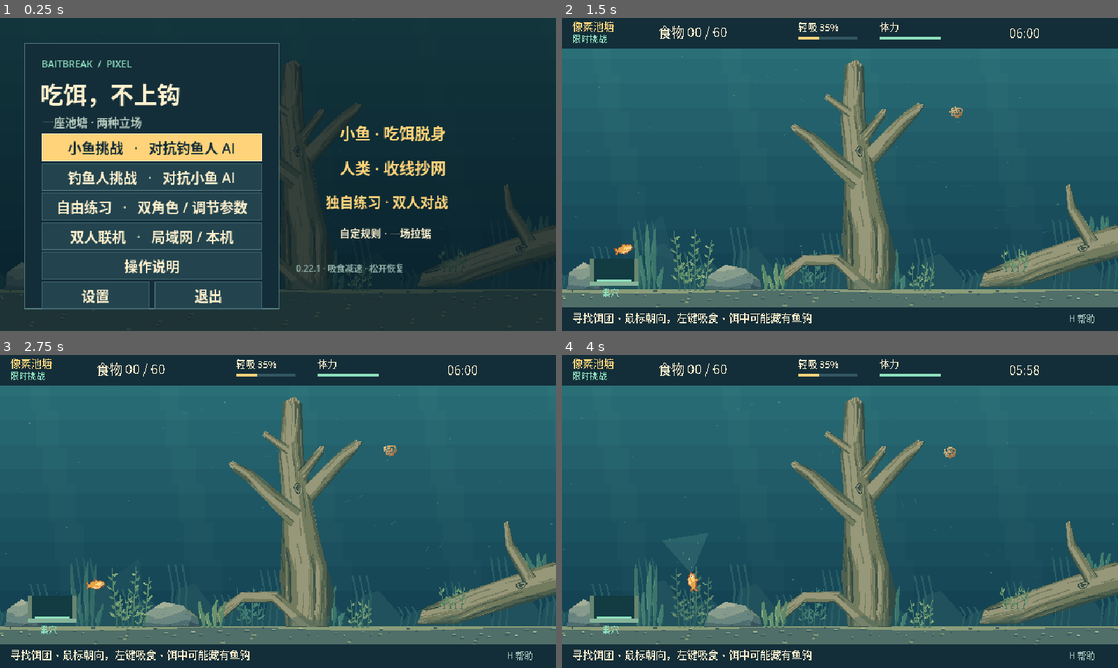
Above: before the commit, frames 1-4 (two rows, left to right).
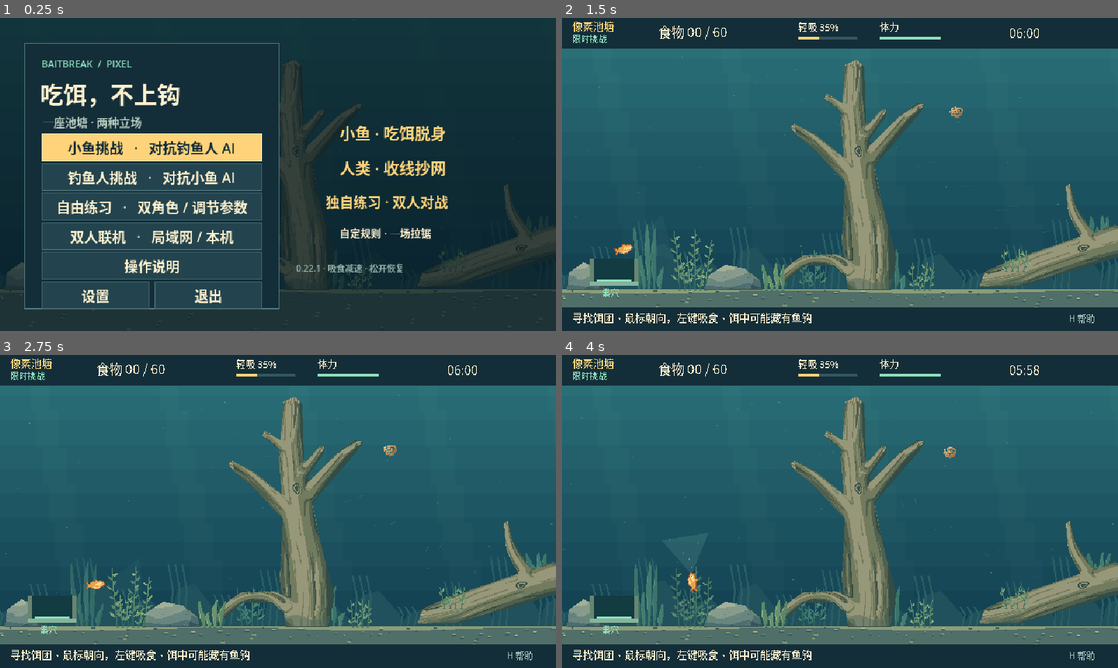
Above: after the commit, the same moments.

Repository: lljh2777-cyber/BaitbreakPixel
Game: Godot game, scene res://scenes/main.tscn
Two runs of this game, one before a commit and one after it. Both use one fixed random seed, a clock stepped at 60 frames per second and the inputs below.
Inputs (mouse positions are in pixels of both pictures, inside the frame that each line leads up to):
- Up to frame 1 (0.25 s): no input
- Up to frame 2 (1.5 s): click "小鱼挑战 · 对抗钓鱼人 AI" at 0.5 s; tap Enter at 1.25 s; move the mouse to (962, 158) at 1.27 s; hold D (right) from 1.28 s (still down); click (962, 158) at 1.35 s
- Up to frame 3 (2.75 s): tap Space (qte) at 1.55 s; release D (right) at 2 s; drag from (166, 527) to (250, 574) at 2.02 s
- Up to frame 4 (4 s): move the mouse to (895, 442) at 2.77 s; hold D (right) 2.78-3.5 s; hold E (use) 2.78-3.5 s; tap F (untangle) at 2.85 s; click (895, 442) at 2.92 s; drag from (812, 574) to (673, 464) at 3.52 s

The runs differ from the first frame. In frame 1, less than 0.1% of the frame differs, in the area x 50-97%, y 14-82%; in frame 2, 2.5%; in frame 3, 2.6%, in the area x 38-100%, y 14-87%; in frame 4, 2.5%.

Commit message:
art: blend branches into continuous tree materials

Diff:
--- a/scripts/pixel_art.gd
+++ b/scripts/pixel_art.gd
@@ -1,4 +1,6 @@
 extends RefCounted
+
+const Wood=preload("res://scripts/pond_wood_art.gd")
 
 static func paint_line(canvas: Image, a: Vector2, b: Vector2, color: Color) -> void:
 	var start := Vector2i(a.round())
@@ -75,12 +77,15 @@
 	var canvas := Image.create(int(bounds.size.x)+1,int(bounds.size.y)+1,false,Image.FORMAT_RGBA8)
 	canvas.fill(Color.TRANSPARENT)
 	var wood: bool=obstacle.kind=="wood"
-	var grain := _wood_shape(int(obstacle.seed),polygon) if wood else {}
+	var grain := Wood.context(obstacle) if wood else {}
 	for y in canvas.get_height():
 		for x in canvas.get_width():
 			var point := bounds.position+Vector2(x+0.5,y+0.5)
 			if not Geometry2D.is_point_in_polygon(point,polygon): continue
-			var color := _wood_color(point,grain,int(obstacle.seed)) if wood else _stone_color(Vector2(x,y),bounds.size,int(obstacle.seed))
+			if wood:
+				canvas.set_pixel(x,y,Wood.color_at(point,grain))
+				continue
+			var color := _stone_color(Vector2(x,y),bounds.size,int(obstacle.seed))
 			var top_edge := not Geometry2D.is_point_in_polygon(point-Vector2(0,2),polygon)
 			var lower_edge := not Geometry2D.is_point_in_polygon(point+Vector2(1,1),polygon)
 			# Broken, quiet algae patches settle on upper-facing ledges, rather
@@ -88,93 +93,10 @@
 			var algae := sin(point.x*0.19+obstacle.seed*1.7)+sin(point.x*0.071-point.y*0.08)
 			if top_edge and algae>0.9 and y>5:
 				color=Color("748769") if algae>1.55 else Color("526d58")
-			elif lower_edge and (not wood or int(obstacle.seed) in [1,7] or point.distance_to(grain.path[-1])>float(grain.radii[-1])*1.6):
-				color=Color("344b43") if wood else Color("36545a")
+			elif lower_edge:
+				color=Color("36545a")
 			canvas.set_pixel(x,y,color)
 	return canvas
-
-static func _wood_shape(seed: int, polygon: PackedVector2Array) -> Dictionary:
-	# These are art-only grain spines through the existing bent trunks/roots.
-	# Matching their curvature makes a fallen branch read as timber, not a plank.
-	var shapes := {
-		1:[[Vector2(337,171),Vector2(335,237),Vector2(344,299),Vector2(354,368),Vector2(355,434)],[8.0,14.0,18.0,25.0,25.0]],
-		4:[[Vector2(266,246),Vector2(286,260),Vector2(311,284),Vector2(342,309)],[4.0,7.0,8.0,11.0]],
-		5:[[Vector2(415,222),Vector2(394,238),Vector2(354,281)],[4.0,7.0,10.0]],
-		6:[[Vector2(247,430),Vector2(260,415),Vector2(281,399),Vector2(315,399),Vector2(351,432)],[3.0,6.0,7.0,7.0,12.0]],
-		7:[[Vector2(487,422),Vector2(530,411),Vector2(590,390),Vector2(647,374),Vector2(663,374)],[9.0,17.0,17.0,17.0,7.0]],
-		11:[[Vector2(303,210),Vector2(333,231)],[3.0,6.0]],
-		12:[[Vector2(372,227),Vector2(361,241),Vector2(347,259)],[4.0,5.0,7.0]],
-		15:[[Vector2(583,312),Vector2(587,340),Vector2(610,379)],[3.0,5.0,9.0]],
-		17:[[Vector2(1224,363),Vector2(1218,399),Vector2(1202,433)],[6.0,8.0,9.0]],
-		18:[[Vector2(1172,363),Vector2(1190,385),Vector2(1217,400)],[3.0,6.0,8.0]]
-	}
-	var shape: Array=shapes.get(seed,[[polygon[0],polygon[polygon.size()/2]],[6.0,6.0]])
-	var length:=0.0
-	for i in range(1,shape[0].size()): length+=Vector2(shape[0][i]).distance_to(shape[0][i-1])
-	return {"path":shape[0],"radii":shape[1],"length":length}
-
-static func _wood_color(point: Vector2, shape: Dictionary, seed: int) -> Color:
-	var distance:=INF
-	var along:=0.0
-	var across:=0.0
-	var radius:=1.0
-	var normal:=Vector2.RIGHT
-	var travelled:=0.0
-	for i in range(1,shape.path.size()):
-		var a: Vector2=shape.path[i-1]
-		var b: Vector2=shape.path[i]
-		var edge:=b-a
-		var ratio:=clampf((point-a).dot(edge)/edge.length_squared(),0,1)
-		var delta:=point-a.lerp(b,ratio)
-		if delta.length_squared()<distance:
-			distance=delta.length_squared()
-			normal=edge.normalized().orthogonal()
-			across=delta.dot(normal)
-			along=travelled+edge.length()*ratio
-			radius=lerpf(shape.radii[i-1],shape.radii[i],ratio)
-		travelled+=edge.length()
-	var side:=clampf(across/radius,-1,1)
-	var light:=0.43+sqrt(maxf(0,1-side*side))*0.34+side*normal.dot(Vector2(-0.8,-0.6))*0.18
-	var palette: Array[Color]=[Color("334d46"),Color("50604e"),Color("737b5e"),Color("979779")]
-	var tone:=0 if light<0.40 else (1 if light<0.58 else (2 if light<0.75 else 3))
-	var color: Color=palette[tone]
-	var wave:=across+sin(along*0.047+seed)*1.35+sin(along*0.117+seed*2.3)*0.55
-	var groove:=sin(wave*0.87+seed)
-	var broken:=sin(along*0.093+wave*0.31)+sin(along*0.037-seed)
-	# Interrupted, curving bark furrows and occasional exposed wood fibres.
-	if groove>0.83 and broken> -0.25: color=palette[maxi(0,tone-1)]
-	elif groove< -0.93 and broken>0.55 and tone>0: color=palette[mini(3,tone+1)]
-	var scar:=sin(along*0.031+seed)+sin(across*0.35+along*0.019)
-	if scar>1.55 and absf(side)<0.65: color=palette[mini(3,tone+1)]
-	# Water-darkened remnants of bark break up the pale exposed heartwood.
-	var bark:=sin(along*0.026+seed*2.1)+sin(wave*0.28+seed*0.7)
-	if bark>1.17 and absf(side)>0.24:
-		color=palette[maxi(0,tone-1)]
-		if groove>0.83: color=palette[0]
-	# A few end-grain splinters remain pale; most cut faces are water-darkened.
-	if along<3.4+sin(across*1.1+seed)*1.4:
-		color=Color("a5a080") if posmod(floori(across*1.5)+seed,5)<3 else Color("757858")
-	# Only the old trunk and large fallen log carry large knots, not every twig.
-	if seed in [1,7]:
-		var knot:=Vector2((across-radius*0.13)/4.0,(along-shape.length*(0.39 if seed==1 else 0.65))/7.0)
-		var ring:=knot.length()+sin(knot.angle()*3+seed)*0.09
-		if ring<0.45: color=Color("3b5149")
-		elif ring<0.70 or (ring>0.96 and ring<1.15): color=palette[tone if knot.y<0 else mini(3,tone+1)]
-		elif ring<0.94: color=palette[0]
-	if seed==7:
-		# The snapped end is an irregular, partially hollow cross-section. Its
-		# restrained rings differ from the lengthwise grain and do not look sawn.
-		var end:=Vector2((point.x-657)/8.0,(point.y-375)/13.0)
-		var ring:=end.length()+sin(end.angle()*5)*0.09
-		if ring<1:
-			color=Color("8c9070") if end.x<0 else Color("67765d")
-			if ring>0.65 and ring<0.80: color=Color("586950")
-			if ring<0.34: color=Color("304e47")
-			if end.y>0.1 and absf(end.x+end.y*0.2)<0.10: color=Color("425b49")
-	# Buried timber takes on silt and algae near the bed, with no separate halo.
-	if point.y>422+sin(point.x*0.14+seed)*3:
-		color=color.lerp(Color("4d685b"),0.45)
-	return color
 
 static func _stone_color(point: Vector2, size: Vector2, seed: int) -> Color:
 	var u:=point.x/size.x
--- /dev/null
+++ b/scripts/pond_wood_art.gd
@@ -0,0 +1,159 @@
+extends RefCounted
+# One material field per connected tree. Individual sprites retain the exact
+# collision masks and opacity targets, but overlapping pixels are identical.
+const Layout=preload("res://scripts/pond_layout.gd")
+const GROUPS: Array = [[1,4,5,6,11,12],[7,15],[17,18]]
+const PALETTE: Array[Color] = [Color("334d46"),Color("50604e"),Color("737b5e"),Color("979779")]
+const SHAPES: Dictionary = {
+	1:[[Vector2(337,171),Vector2(335,237),Vector2(343,299),Vector2(353,368),Vector2(355,434)],[8.0,14.0,18.0,26.0,25.0]],
+	4:[[Vector2(266,246),Vector2(286,260),Vector2(310,282),Vector2(329,304),Vector2(342,331)],[4.0,7.0,8.0,11.0,15.0]],
+	5:[[Vector2(415,222),Vector2(394,238),Vector2(369,266),Vector2(353,290),Vector2(349,314)],[4.0,7.0,9.0,12.0,16.0]],
+	6:[[Vector2(247,430),Vector2(262,412),Vector2(283,399),Vector2(310,399),Vector2(336,420),Vector2(353,434)],[3.0,6.0,7.0,7.0,11.0,17.0]],
+	7:[[Vector2(487,422),Vector2(530,411),Vector2(590,390),Vector2(647,374),Vector2(663,374)],[9.0,17.0,17.0,17.0,7.0]],
+	11:[[Vector2(303,210),Vector2(319,220),Vector2(331,234),Vector2(336,253)],[3.0,4.0,7.0,9.0]],
+	12:[[Vector2(372,227),Vector2(360,243),Vector2(346,260),Vector2(342,279)],[4.0,5.0,8.0,11.0]],
+	15:[[Vector2(583,312),Vector2(587,338),Vector2(600,363),Vector2(617,381),Vector2(641,376)],[3.0,5.0,7.0,12.0,15.0]],
+	17:[[Vector2(1224,363),Vector2(1218,399),Vector2(1202,433)],[6.0,8.0,9.0]],
+	18:[[Vector2(1172,363),Vector2(1190,385),Vector2(1207,399),Vector2(1207,420)],[3.0,6.0,8.0,10.0]]
+}
+
+static func context(obstacle: Dictionary) -> Dictionary:
+	var group: Array=[int(obstacle.seed)]
+	for candidate: Array in GROUPS:
+		if int(obstacle.seed) in candidate: group=candidate; break
+	var polygons: Array[PackedVector2Array]=[]
+	var shapes: Array[Dictionary]=[]
+	for seed_value: int in group:
+		var points:=PackedVector2Array(obstacle.points)
+		for solid: Dictionary in Layout.SOLIDS:
+			if solid.seed==seed_value: points=PackedVector2Array(solid.points); break
+		polygons.append(points)
+		var controls: Array=SHAPES.get(seed_value,[[points[0],points[points.size()/2]],[6.0,6.0]])
+		shapes.append(_curve(controls,seed_value))
+	var trunk: Dictionary=shapes[0]
+	for branch: Dictionary in shapes.slice(1):
+		var join:=_sample(branch.path[-1],trunk)
+		branch.offset=Vector2(join.across,join.along-branch.length)
+	return {"seed":group[0],"shapes":shapes,"branches":shapes.slice(1),"polygons":polygons,"top":trunk.path[0].y}
+
+static func _curve(controls: Array, seed_value: int) -> Dictionary:
+	var path: Array[Vector2]=[]
+	var radii: Array[float]=[]
+	var points: Array=controls[0]
+	for i in range(points.size()-1):
+		var p0: Vector2=points[maxi(0,i-1)]
+		var p1: Vector2=points[i]
+		var p2: Vector2=points[i+1]
+		var p3: Vector2=points[mini(points.size()-1,i+2)]
+		for step in range(4):
+			var t:=step/4.0
+			path.append(p1.cubic_interpolate(p2,p0,p3,t))
+			radii.append(lerpf(controls[1][i],controls[1][i+1],t))
+	path.append(points[-1]); radii.append(controls[1][-1])
+	var length:=0.0
+	var segments: Array[Dictionary]=[]
+	var bounds:=Rect2(path[0],Vector2.ZERO)
+	var max_radius:=0.0
+	for i in path.size():
+		bounds=bounds.expand(path[i]); max_radius=maxf(max_radius,radii[i])
+		if i==0: continue
+		var edge:=path[i]-path[i-1]
+		var distance:=edge.length()
+		segments.append({"a":path[i-1],"edge":edge,"length":distance,"squared":edge.length_squared(),
+			"normal":edge.normalized().orthogonal(),"travelled":length,"r0":radii[i-1],"r1":radii[i]})
+		length+=distance
+	return {"path":path,"radii":radii,"length":length,"seed":seed_value,"offset":Vector2.ZERO,
+		"segments":segments,"bounds":bounds.grow(max_radius*1.65)}
+
+static func contains(point: Vector2, tree: Dictionary) -> bool:
+	for polygon: PackedVector2Array in tree.polygons:
+		if Geometry2D.is_point_in_polygon(point,polygon): return true
+	return false
+
+static func _sample(point: Vector2, shape: Dictionary) -> Dictionary:
+	var nearest:=INF
+	var across:=0.0
+	var along:=0.0
+	var radius:=1.0
+	var normal:=Vector2.RIGHT
+	for segment: Dictionary in shape.segments:
+		var edge: Vector2=segment.edge
+		var a: Vector2=segment.a
+		var ratio:=clampf((point-a).dot(edge)/float(segment.squared),0,1)
+		var delta:=point-a.lerp(a+edge,ratio)
+		var distance:=delta.length_squared()
+		if distance>=nearest: continue
+		nearest=distance
+		normal=segment.normal
+		across=delta.dot(normal)
+		along=segment.travelled+segment.length*ratio
+		radius=lerpf(segment.r0,segment.r1,ratio)
+	return {"across":across,"along":along,"radius":radius,"normal":normal,"distance":sqrt(nearest)}
+
+static func color_at(point: Vector2, tree: Dictionary) -> Color:
+	var trunk: Dictionary=tree.shapes[0]
+	var base:=_sample(point,trunk)
+	var along: float=base.along
+	var across: float=base.across
+	var radius: float=base.radius
+	var normal: Vector2=base.normal
+	var branch_weight:=0.0
+	var tip: Dictionary=trunk
+	var tip_along: float=base.along
+	# Branch fibres bend down into the trunk. The collar is a shared spatial
+	# blend, not a new patch over the branch's straight polygon end.
+	var away:=smoothstep(float(base.radius)*0.22,float(base.radius)*1.18,absf(base.across))
+	# Bounds and the trunk core only skip samples with guaranteed zero weight.
+	for branch: Dictionary in tree.branches:
+		if away<=0 or not Rect2(branch.bounds).has_point(point): continue
+		var sample:=_sample(point,branch)
+		var reach:=1.0-smoothstep(0.8,1.65,float(sample.distance)/float(sample.radius))
+		var weight:=reach*away
+		if weight<=branch_weight: continue
+		branch_weight=weight
+		along=lerpf(base.along,float(sample.along)+branch.offset.y,weight)
+		across=lerpf(base.across,float(sample.across)+branch.offset.x,weight)
+		radius=lerpf(base.radius,sample.radius,weight)
+		normal=Vector2(base.normal).lerp(sample.normal,weight).normalized()
+		if weight>0.5: tip=branch; tip_along=sample.along
+	var side:=clampf(across/radius,-1,1)
+	var light:=0.43+sqrt(maxf(0,1-side*side))*0.34+side*normal.dot(Vector2(-0.8,-0.6))*0.18
+	var tone:=0 if light<0.40 else (1 if light<0.58 else (2 if light<0.75 else 3))
+	var color: Color=PALETTE[tone]
+	var seed_value: int=tree.seed
+	var wave:=across+sin(along*0.047+seed_value)*1.35+sin(along*0.117+seed_value*2.3)*0.55
+	var groove:=sin(wave*0.87+seed_value)
+	var broken:=sin(along*0.093+wave*0.31)+sin(along*0.037-seed_value)
+	if groove>0.83 and broken> -0.25: color=PALETTE[maxi(0,tone-1)]
+	elif groove< -0.93 and broken>0.55 and tone>0: color=PALETTE[mini(3,tone+1)]
+	var scar:=sin(along*0.031+seed_value)+sin(across*0.35+along*0.019)
+	if scar>1.55 and absf(side)<0.65: color=PALETTE[mini(3,tone+1)]
+	var bark:=sin(along*0.026+seed_value*2.1)+sin(wave*0.28+seed_value*0.7)
+	if bark>1.17 and absf(side)>0.24:
+		color=PALETTE[maxi(0,tone-1)]
+		if groove>0.83: color=PALETTE[0]
+	# Exposed tips only. Branch bases have neither cut end grain nor outlines.
+	if tip_along<3.4+sin(across*1.1+tip.seed)*1.4:
+		color=Color("a5a080") if posmod(floori(across*1.5)+int(tip.seed),5)<3 else Color("757858")
+	if seed_value in [1,7] and branch_weight<0.15:
+		var knot:=Vector2((base.across-base.radius*0.13)/4.0,(base.along-trunk.length*(0.39 if seed_value==1 else 0.65))/7.0)
+		var ring:=knot.length()+sin(knot.angle()*3+seed_value)*0.09
+		if ring<0.45: color=Color("3b5149")
+		elif ring<0.70 or (ring>0.96 and ring<1.15): color=PALETTE[tone if knot.y<0 else mini(3,tone+1)]
+		elif ring<0.94: color=PALETTE[0]
+	if seed_value==7:
+		var end:=Vector2((point.x-657)/8.0,(point.y-375)/13.0)
+		var ring:=end.length()+sin(end.angle()*5)*0.09
+		if ring<1:
+			color=Color("8c9070") if end.x<0 else Color("67765d")
+			if ring>0.65 and ring<0.80: color=Color("586950")
+			if ring<0.34: color=Color("304e47")
+			if end.y>0.1 and absf(end.x+end.y*0.2)<0.10: color=Color("425b49")
+	if point.y>422+sin(point.x*0.14+seed_value)*3: color=color.lerp(Color("4d685b"),0.45)
+	var top_edge:=not contains(point-Vector2(0,2),tree)
+	var lower_edge:=not contains(point+Vector2(1,1),tree)
+	var algae:=sin(point.x*0.19+seed_value*1.7)+sin(point.x*0.071-point.y*0.08)
+	if top_edge and algae>0.9 and point.y>float(tree.top)+5:
+		color=Color("748769") if algae>1.55 else Color("526d58")
+	elif lower_edge: color=Color("344b43")
+	return color
--- /dev/null
+++ b/tests/wood_junctions.gd
@@ -0,0 +1,52 @@
+extends SceneTree
+# Render-only tree assemblies must agree across overlapping physics targets.
+const Art=preload("res://scripts/pixel_art.gd")
+const Wood=preload("res://scripts/pond_wood_art.gd")
+const Layout=preload("res://scripts/pond_layout.gd")
+var passed:=0
+var failed:=0
+func _initialize() -> void: call_deferred("run")
+func check(ok: bool, title: String) -> void:
+	if ok: passed+=1; print("WOOD_JUNCTION_PASS | ",title)
+	else: failed+=1; push_error("WOOD_JUNCTION_FAIL | "+title)
+func run() -> void:
+	var original:=var_to_bytes(Layout.SOLIDS)
+	for group: Array in Wood.GROUPS:
+		var layers: Array[Dictionary]=[]
+		var forward:=Image.create(1280,480,false,Image.FORMAT_RGBA8)
+		var reverse:=Image.create(1280,480,false,Image.FORMAT_RGBA8)
+		forward.fill(Color.TRANSPARENT); reverse.fill(Color.TRANSPARENT)
+		for seed_value: int in group:
+			for solid: Dictionary in Layout.SOLIDS:
+				if solid.seed!=seed_value: continue
+				layers.append({"seed":seed_value,"image":Art.prop_image(solid),"at":Vector2i(Art.prop_bounds(solid).position)})
+		var shared:=0
+		var identical:=true
+		for layer: Dictionary in layers:
+			var overlap:=0
+			for y in layer.image.get_height():
+				for x in layer.image.get_width():
+					var color: Color=layer.image.get_pixel(x,y)
+					if color.a==0: continue
+					var previous:=forward.get_pixelv(layer.at+Vector2i(x,y))
+					if previous.a>0:
+						overlap+=1
+						if previous!=color: identical=false
+			shared+=overlap
+			if layer.seed!=group[0]: check(overlap>0,"branch %d shares actual opaque pixels with its parent" % layer.seed)
+			forward.blend_rect(layer.image,Rect2i(Vector2i.ZERO,layer.image.get_size()),layer.at)
+		layers.reverse()
+		for layer: Dictionary in layers:
+			reverse.blend_rect(layer.image,Rect2i(Vector2i.ZERO,layer.image.get_size()),layer.at)
+		check(shared>0 and identical,"tree %d has identical bark and lighting in all %d overlap pixels" % [group[0],shared])
+		check(forward.get_data()==reverse.get_data(),"tree %d stays seamless when trunk/branch drawing order reverses" % group[0])
+		# Shared material never fills open water at a fork or expands a target.
+		var mask_matches:=true
+		var tree:=Wood.context(Layout.SOLIDS[group[0]-1])
+		for y in forward.get_height():
+			for x in forward.get_width():
+				if (forward.get_pixel(x,y).a>0)!=Wood.contains(Vector2(x+0.5,y+0.5),tree): mask_matches=false
+		check(mask_matches,"tree %d composite covers exactly the union of existing target polygons" % group[0])
+	check(var_to_bytes(Layout.SOLIDS)==original,"shared tree materials leave obstacle geometry unchanged")
+	print("WOOD_JUNCTIONS | passed=",passed," | failed=",failed)
+	quit(1 if failed else 0)
Not shown, added: scripts/pond_wood_art.gd.uid
Not shown, added: tests/wood_junctions.gd.uid
Not shown, added: docs/test-reports/TEST-REPORT-WOOD-JUNCTIONS.md
